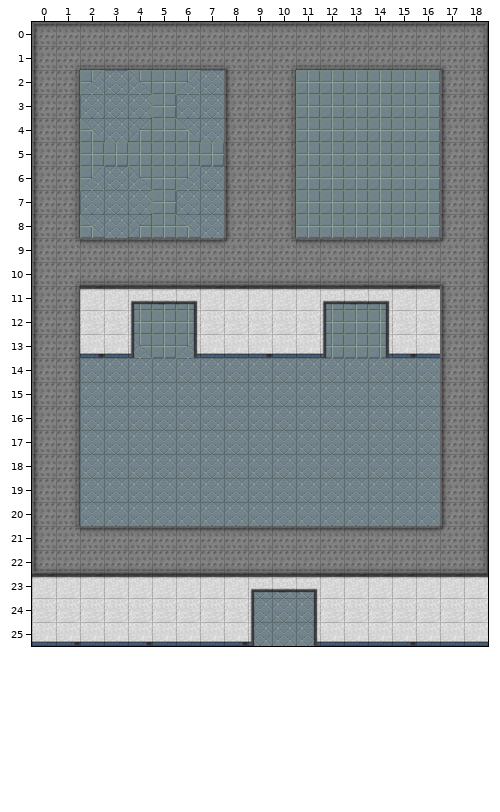
Two states of a Tiled map (JSON), assets/tilemaps/simpleRoom.json. Above is the file before it was changed.
Cells are 32x32 px. Shown: x 0..18, y 0..25.
Once edited:
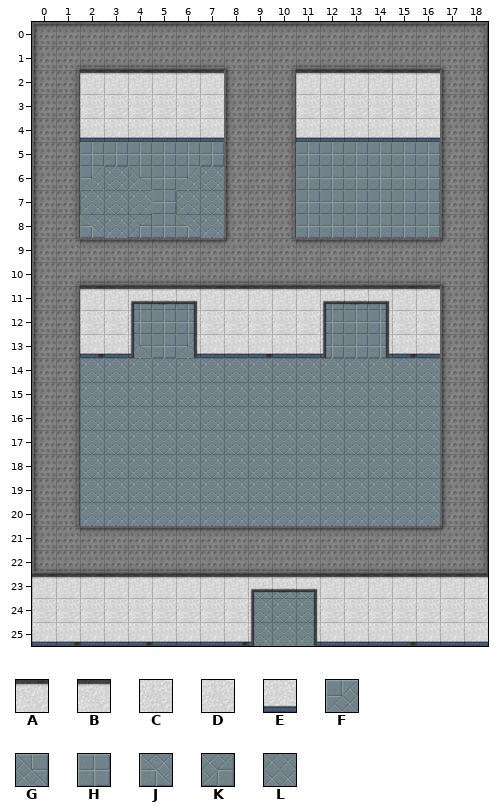
Key: from "room2": A 0, B 1, C 2, D 3, E 10, F 51, G 52, H 54, J 61, K 62, L 63.
_ is an empty cell.
Edits made:
Layer "background":
Tile F gives way to tile A in row 2 at x 2 and 6.
Tile G gives way to tile A in row 2 at x 4.
Tile H gives way to tile A in row 2 at x 5 and 11 to 15.
Tile L gives way to tile A in row 2 at x 3.
Tile H gives way to tile B in row 2 at x 16.
Tile L gives way to tile B in row 2 at x 7.
Tile H gives way to tile C in row 3 at x 5 and 11 to 15.
Tile L gives way to tile C in row 3 at x 2 to 4 and 6.
Tile H gives way to tile D in row 3 at x 16.
Tile L gives way to tile D in row 3 at x 7.
Tile H gives way to tile E in row 4 at x 5 and 11 to 16.
Tile J gives way to tile E in row 4 at x 2 and 6.
Tile K gives way to tile E in row 4 at x 4.
Tile L gives way to tile E in row 4 at x 3 and 7.
Changed places in both pictures, as pixel boxes (x1, y1, x2, y2):
changed: (80, 70, 224, 142)
changed: (296, 70, 440, 142)
